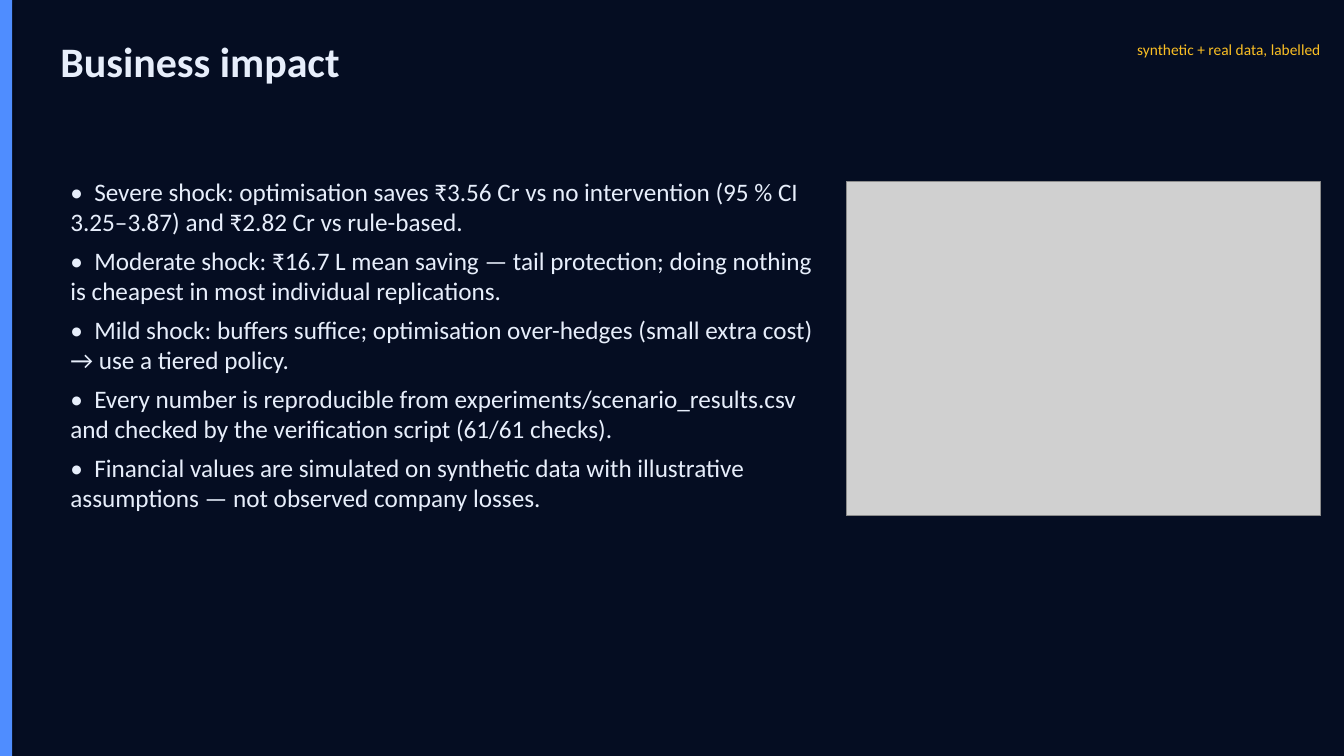
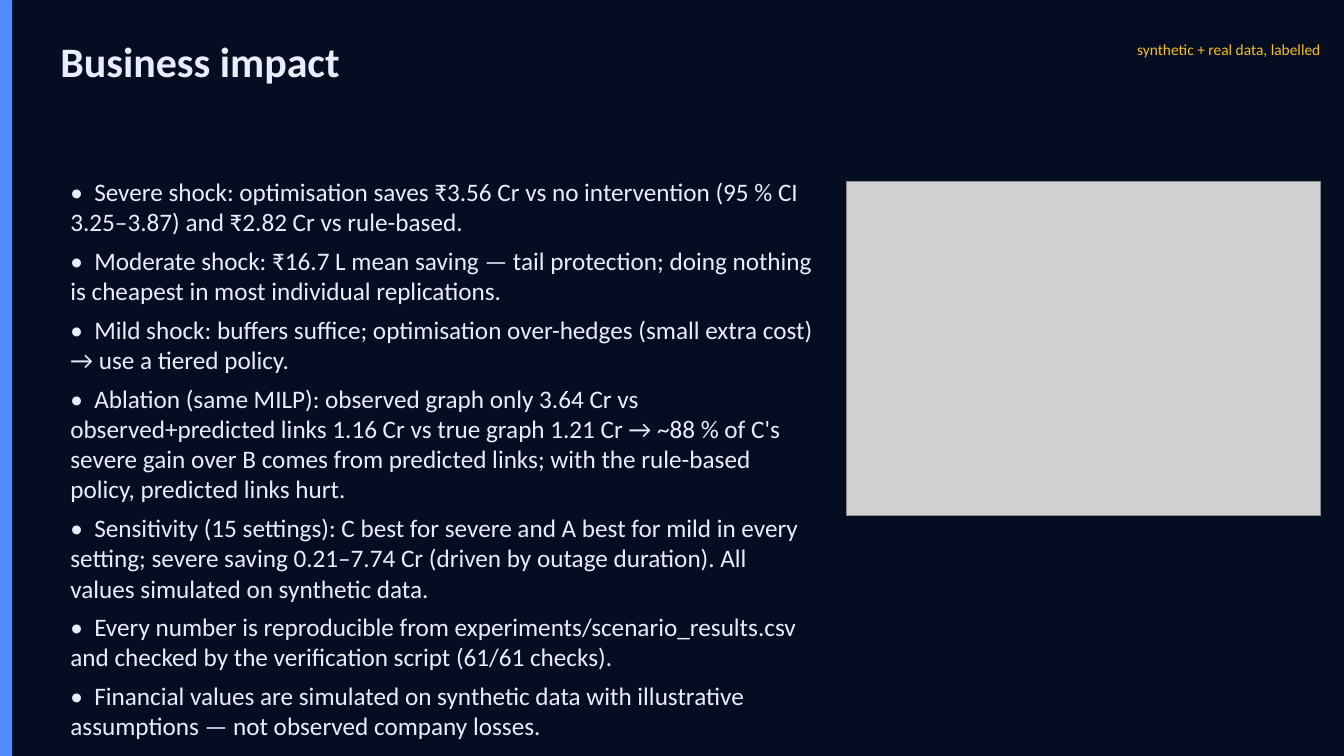
Before and after one commit to SamarthKamat/AIML-PROJECT, a slide deck: slide 16 of presentation/Supply_Chain_Black_Box.pptx. Drawn at 1344x756 pixels with LibreOffice and Linux fonts; fonts in the diff are those of the drawing; grey boxes stand for pictures. Boxes give left, top, right and bottom in pixels: in the first picture for what was removed or moved away, otherwise in the second. Text is boxed around its words. In the diff, an @@ line names an element or a change of style, - is before the commit and + after.

```diff
--- a/presentation/Supply_Chain_Black_Box.pptx
+++ b/presentation/Supply_Chain_Black_Box.pptx
@@ text at (x1=70, y1=389, x2=797, y2=602): paragraphs added @@
+• Ablation (same MILP): observed graph only 3.64 Cr vs observed+predicted links 1.16 Cr vs true graph 1.21 Cr → ~88 % of C's severe gain over B comes from predicted links; with the rule-based policy, predicted links hurt.
+• Sensitivity (15 settings): C best for severe and A best for mild in every setting; severe saving 0.21–7.74 Cr (driven by outage duration). All values simulated on synthetic data.
```
Also in this commit, not shown: 1 other slide changed, 36 other files.
